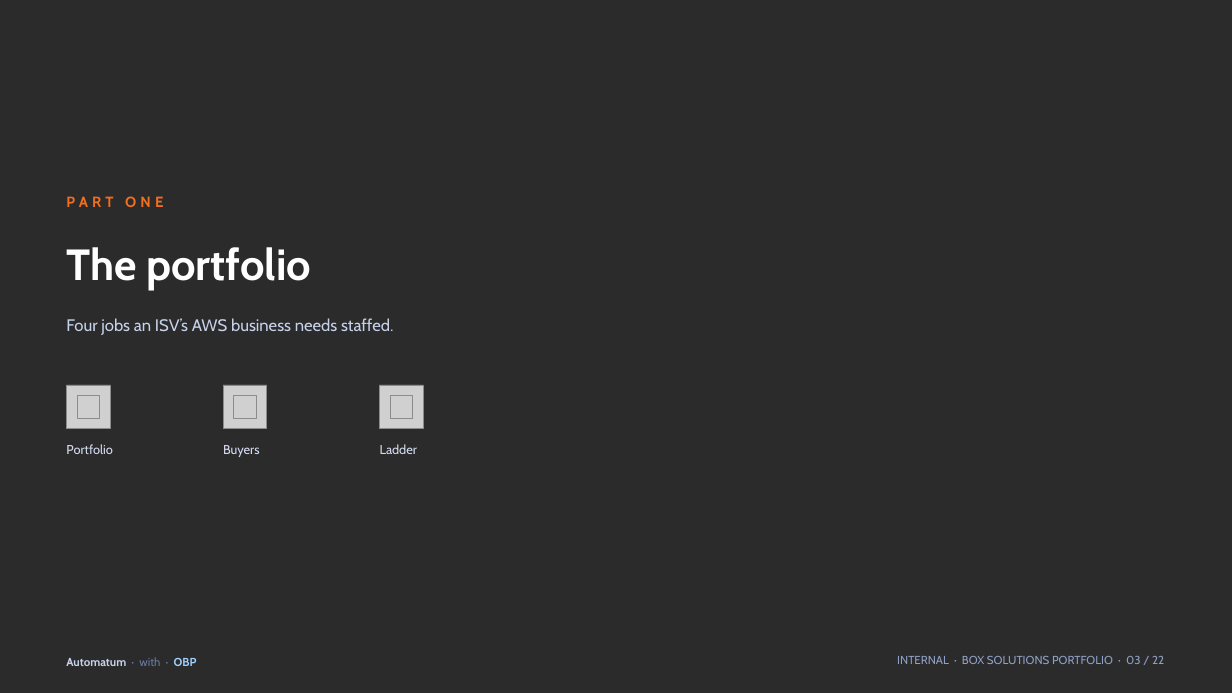
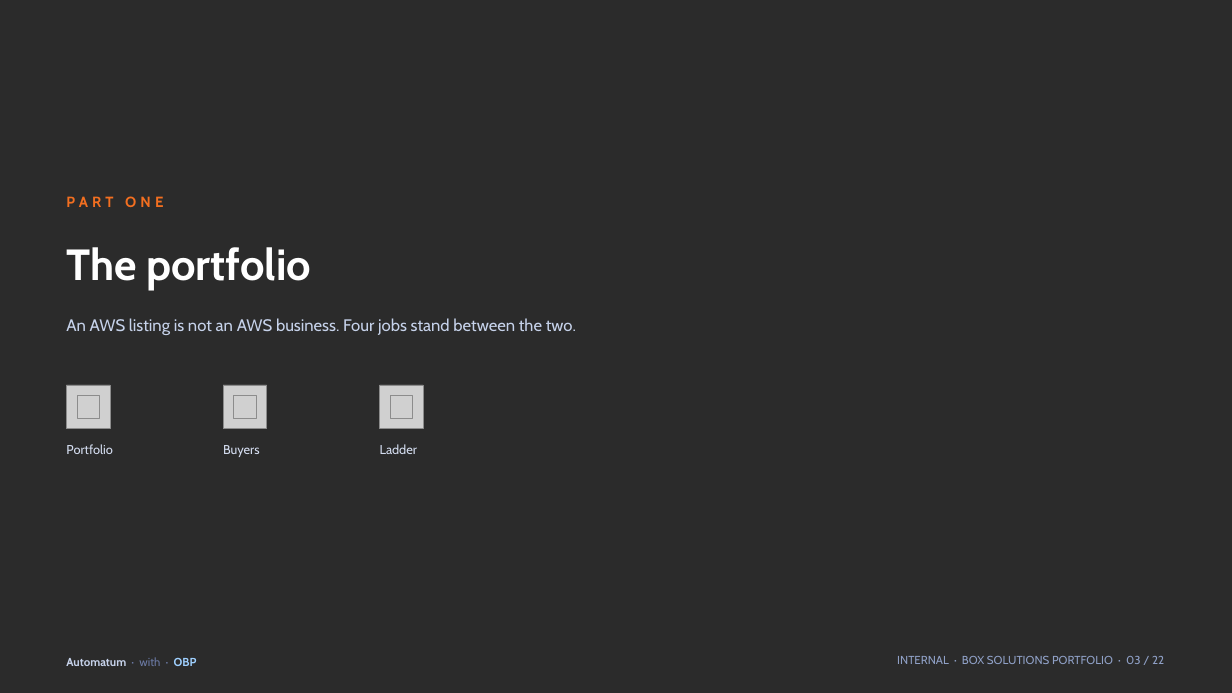
Before and after one commit to KianteEvans/barberbook, a slide deck: slide 3 of docs/deck/BOX_Solutions_Revised.pptx. Drawn at 1232x693 pixels with LibreOffice and Linux fonts; fonts in the diff are those of the drawing; grey boxes stand for pictures; background and template pictures are left out; a plain dark background stands for a picture behind light text. Boxes give left, top, right and bottom in pixels: in the first picture for what was removed or moved away, otherwise in the second. Text is boxed around its words. In the diff, an @@ line names an element or a change of style, - is before the commit and + after.

```diff
--- a/docs/deck/BOX_Solutions_Revised.pptx
+++ b/docs/deck/BOX_Solutions_Revised.pptx
@@ text at box(66, 318, 576, 335): text changed @@
-Four jobs an ISV’s AWS business needs staffed.
+An AWS listing is not an AWS business. Four jobs stand between the two.
```
Also in this commit, not shown: 8 other slides changed, 2 other files.
